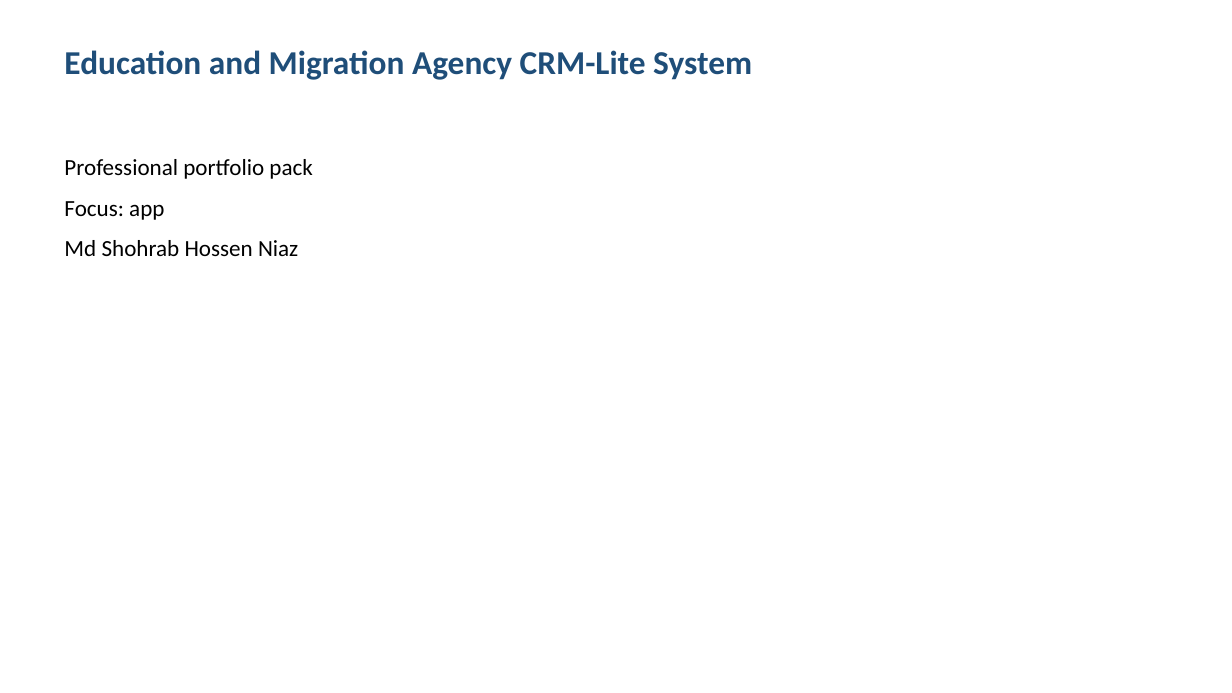
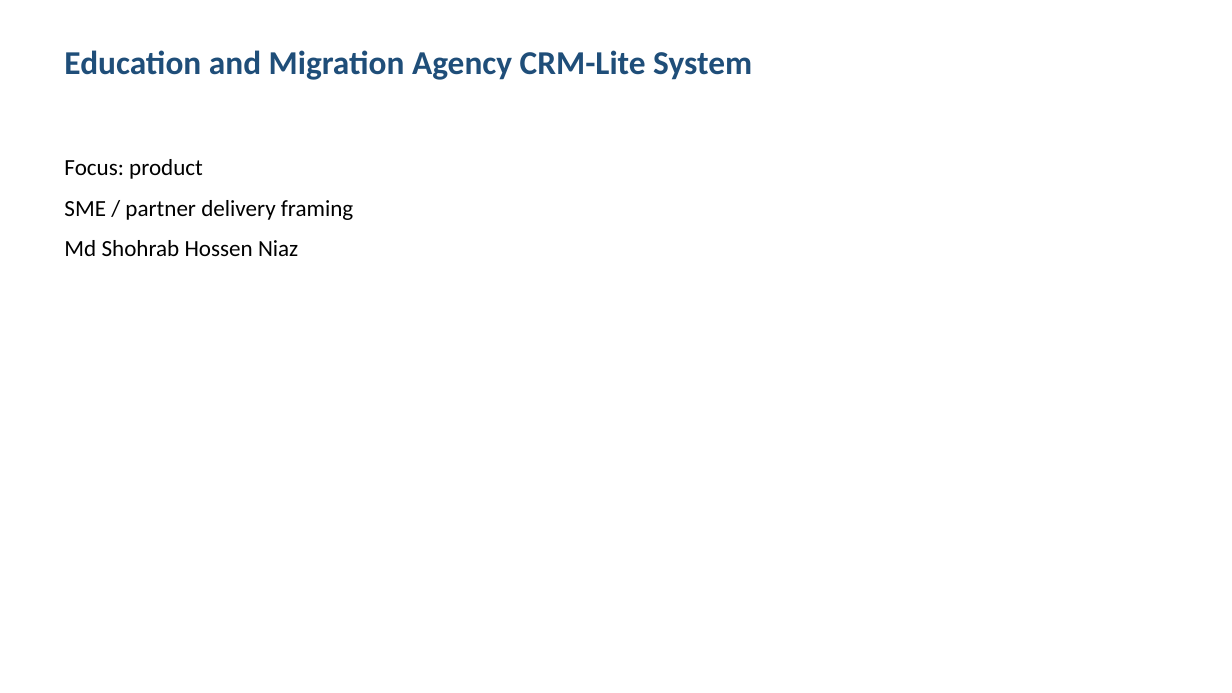
Before and after one commit to shohrabniaz/education-and-migration-agency-crm-lite-system, a slide deck: slide 1 of Final_Submission/02_Presentation.pptx. Drawn at 1232x693 pixels with LibreOffice and Linux fonts; fonts in the diff are those of the drawing. Boxes give left, top, right and bottom in pixels: in the first picture for what was removed or moved away, otherwise in the second. Text is boxed around its words. In the diff, an @@ line names an element or a change of style, - is before the commit and + after.

Commit message:
Polish portfolio pack for professional showcase readiness.

```diff
--- a/Final_Submission/02_Presentation.pptx
+++ b/Final_Submission/02_Presentation.pptx
@@ text at bbox=[64, 159, 353, 220]: text changed @@
-Professional portfolio pack
-Focus: app
+Focus: product
+SME / partner delivery framing
```
Also in this commit, not shown: 2 other slides changed, 1 slide added, 1 slide removed, 12 other files.
